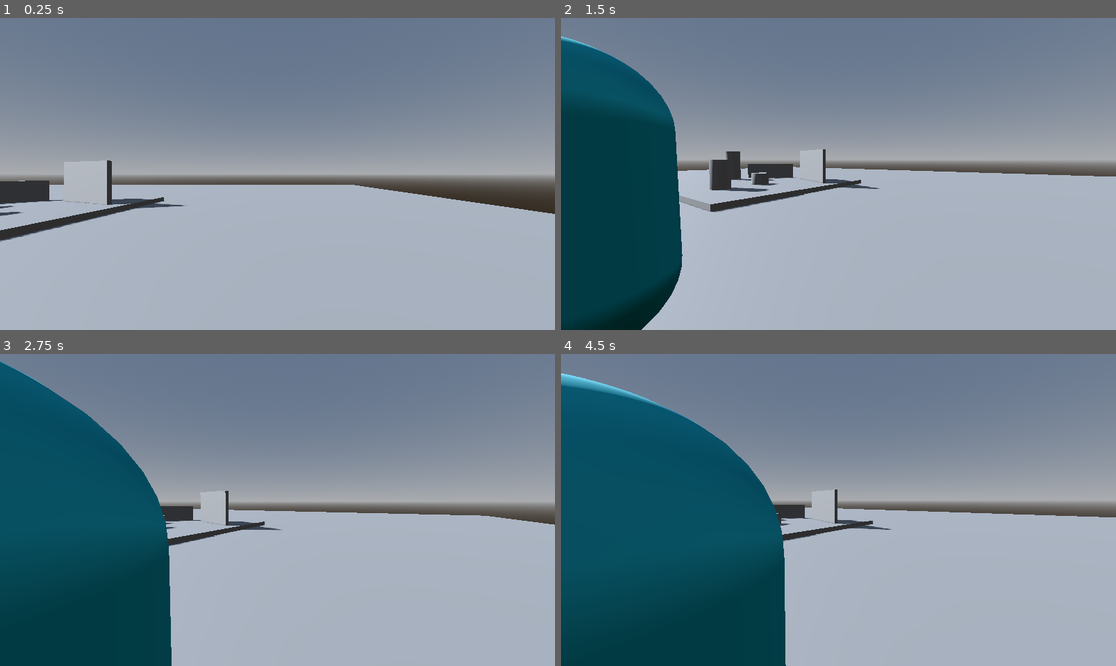
Above: before the commit, frames 1-4 (two rows, left to right).
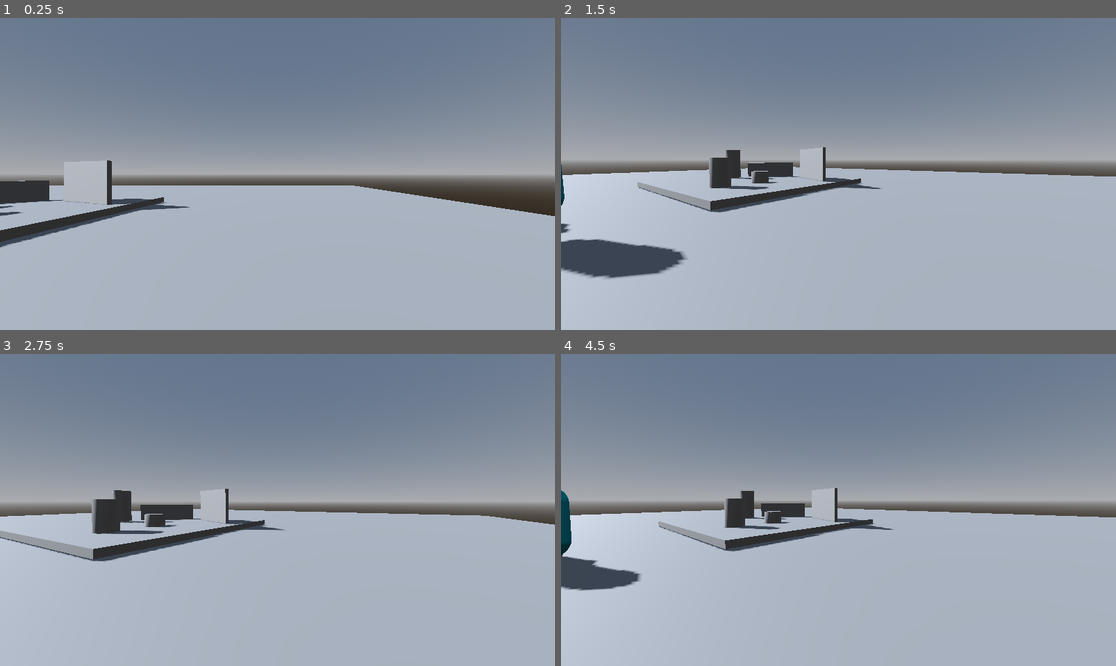
Above: after the commit, the same moments.

Repository: cs4350group2/foodgame
Game: Godot game, scene res://NPC_dev.tscn
Two runs of this game, one before a commit and one after it. Both use one fixed random seed, a clock stepped at 60 frames per second and the inputs below.
Inputs (mouse positions are in pixels of both pictures, inside the frame that each line leads up to):
- Up to frame 1 (0.25 s): no input
- Up to frame 2 (1.5 s): tap Enter (ui_accept) at 0.5, 0.77, 1.25 s; move the mouse to (960, 158) at 0.52 s; hold Right (ui_right) 0.53-1.28 s; tap Shift (sprint) at 0.6, 1.35 s; click (960, 158) at 0.67 s; move the mouse to (810, 174) at 1.27 s; hold Up (ui_up) from 1.28 s (still down)
- Up to frame 3 (2.75 s): keep holding Up (ui_up); tap Enter (ui_accept) at 1.52 s; move the mouse to (288, 503) at 2.02 s; tap Shift (sprint) at 2.1 s
- Up to frame 4 (4.5 s): keep holding Up (ui_up); move the mouse to (832, 516) at 2.77 s; tap Shift (sprint) at 2.85, 3.6, 4.35 s; click (832, 516) at 2.92 s; tap Enter (ui_accept) at 3.02, 3.77, 4.25 s; move the mouse to (877, 513) at 3.52 s; move the mouse to (794, 506) at 4.27 s

The runs differ from the first frame. In frame 1, 0.8% of the frame differs, in the area x 0-100%, y 53-74%; in frame 2, 18%; in frame 3, 24%; in frame 4, 32%, in the area x 0-60%, y 6-100%.
Error before the commit: Cannot call method 'get_children' on a null value. (res://npc_dev.gd:4)

Commit message:
Add assignment logic for customer to vacant seats

Diff:
--- a/NPC_dev.tscn
+++ b/NPC_dev.tscn
@@ -2,6 +2,7 @@
 
 [ext_resource type="PackedScene" uid="uid://bs72ogkvdd7d6" path="res://addons/proto_controller/proto_controller.tscn" id="1_twiq2"]
 [ext_resource type="Script" uid="uid://c1kc73k2ndr3t" path="res://npc_dev.gd" id="1_wdm20"]
+[ext_resource type="Script" uid="uid://c13jwmdtv0dqf" path="res://src/NPC/restaurant.gd" id="3_0iqps"]
 [ext_resource type="PackedScene" uid="uid://m1q0ywvqfq1n" path="res://src/NPC/customer.tscn" id="3_myoyu"]
 [ext_resource type="PackedScene" uid="uid://bafqd0yn4tein" path="res://src/NPC/npc_sitting_node.tscn" id="4_iqrmb"]
 
@@ -62,15 +63,20 @@
 size = Vector3(3.5, 1.5, 0.2)
 
 [node name="NavigationRegion3D" type="NavigationRegion3D" parent="." unique_id=1654862345]
-transform = Transform3D(1, 0, 0, 0, 1, 0, 0, 0, 1, 0.9, 0, -0.18999994)
+transform = Transform3D(1, 0, 0, 0, 1, 0, 0, 0, 1, 0.9, -0.1, -0.18999994)
 navigation_mesh = SubResource("NavigationMesh_xrivr")
 
 [node name="CSGBox3D" type="CSGBox3D" parent="NavigationRegion3D" unique_id=853060730]
 use_collision = true
 size = Vector3(50, 1, 50)
 
-[node name="Customer" parent="." unique_id=259023669 instance=ExtResource("3_myoyu")]
+[node name="Restaurant" type="Node2D" parent="." unique_id=1998027659]
+script = ExtResource("3_0iqps")
+
+[node name="Customer" parent="Restaurant" unique_id=259023669 instance=ExtResource("3_myoyu")]
 transform = Transform3D(1, 0, 0, 0, 1, 0, 0, 0, 1, 9.1, 1.6, 7.3)
 
-[node name="SittingNode" parent="." unique_id=747953572 instance=ExtResource("4_iqrmb")]
+[node name="SittingNodes" type="Node2D" parent="Restaurant" unique_id=1320803014]
+
+[node name="SittingNode" parent="Restaurant/SittingNodes" unique_id=747953572 instance=ExtResource("4_iqrmb")]
 transform = Transform3D(1, 0, 0, 0, 1, 0, 0, 0, 1, 4.1869197, 1, 8.485034)
--- a/npc_dev.gd
+++ b/npc_dev.gd
@@ -1,26 +1,7 @@
 extends Node3D
 
 @onready var player = $ProtoController
-@onready var sittingNodes = $SittingNodes.get_children()
 
 func _physics_process(delta):
-	get_tree().call_group("customers", "update_target_location", player.global_transform.origin)
-
-func find_vacant_sittingNode() -> SittingNode:
-		for node in sittingNodes:
-			if node.is_vacant():
-				node.reserve()
-				return node
-
-		return null
-
-func assign_sittingNode(customer: Customer):
-	var sittingNode: SittingNode = find_vacant_sittingNode()
-
-	if sittingNode == null:
-		print("No vacant sittingNode!")
-		return
-
-	customer.assigned_sittingNode = sittingNode
-
-	print("Assigned sittingNode: ", sittingNode.name)
+	return
+	#get_tree().call_group("customers", "update_target_location", player.global_transform.origin)
--- a/src/NPC/customer.gd
+++ b/src/NPC/customer.gd
@@ -1,7 +1,8 @@
 class_name Customer
 extends CharacterBody3D
 
-@onready var nav_agent = $NavigationAgent3D
+@onready var nav_agent: NavigationAgent3D = $NavigationAgent3D
+@onready var restaurant: Restaurant = $".."
 @onready var world = get_tree().current_scene
 
 var move_speed = 2.0
@@ -20,15 +21,36 @@
 var current_state = State.IDLE
 var assigned_sittingNode: SittingNode = null
 
+func assign_sitting_node(node: SittingNode):
+	self.assigned_sittingNode = node
+
 func _ready():
 	change_state(State.IDLE)
 
 func _physics_process(delta):
-	var current_location = global_transform.origin
-	var next_location = nav_agent.get_next_path_position()
-	var new_velocity = (next_location - current_location).normalized() * move_speed
-
-	velocity = new_velocity
+	match current_state:
+		State.IDLE:
+			state_idle(delta)
+		State.WALKING_TO_TABLE:
+			state_walking_to_table(delta)
+		State.SITTING:
+			state_sitting(delta)
+		State.ORDERING:
+			state_ordering(delta)
+		State.WAITING_FOR_FOOD:
+			state_waiting_for_food(delta)
+		State.EATING:
+			state_eating(delta)
+		State.FINISHED:
+			state_finished(delta)
+		State.LEAVING:
+			state_leaving(delta)
+
+func move_toward_navigation_target() -> void:
+	var next_position := nav_agent.get_next_path_position()
+	var direction := global_position.direction_to(next_position)
+
+	velocity = direction * move_speed
 	move_and_slide()
 
 func update_target_location(target_location):
@@ -104,7 +126,7 @@
 
 func state_idle(delta):
 	# Decide what the customer should do next
-	world.assign_sittingNode(self)
+	restaurant.assign_sittingNode(self)
 
 	if assigned_sittingNode != null:
 		change_state(State.WALKING_TO_TABLE)
@@ -118,12 +140,7 @@
 		change_state(State.SITTING)
 		return
 
-	var next_position = nav_agent.get_next_path_position()
-	var direction = global_position.direction_to(next_position)
-
-	velocity = direction * move_speed
-	move_and_slide()
-
+	move_toward_navigation_target()
 
 func state_sitting(delta):
 	# Wait for some amount of time before ordering
@@ -177,7 +194,7 @@
 
 	if nav_agent.is_navigation_finished():
 		if assigned_sittingNode != null:
-			assigned_sittingNode.free()
+			assigned_sittingNode.clear()
 
 		queue_free()
 		return
--- a/src/NPC/npc_sitting_node.gd
+++ b/src/NPC/npc_sitting_node.gd
@@ -1,23 +1,19 @@
 class_name SittingNode
 extends CSGBox3D
 
-var vacant
-var serving_customer
-
-# Called when the node enters the scene tree for the first time.
-func _ready() -> void:
-	vacant = true
-	pass # Replace with function body.
+var vacant := true
+var serving_customer: Customer = null
 
 func is_vacant() -> bool:
-	return vacant
+	return vacant and serving_customer == null
 
-func reserve():
+func reserve() -> void:
 	vacant = false
 
-func free():
+func assign_customer(customer: Customer) -> void:
+	serving_customer = customer
+	vacant = false
+
+func clear() -> void:
+	serving_customer = null
 	vacant = true
-
-# Called every frame. 'delta' is the elapsed time since the previous frame.
-func _process(delta: float) -> void:
-	pass
--- /dev/null
+++ b/src/NPC/restaurant.gd
@@ -0,0 +1,25 @@
+class_name Restaurant
+extends Node2D
+
+@onready var sittingNodes = $SittingNodes.get_children()
+
+func find_vacant_sittingNode() -> SittingNode:
+		for node in sittingNodes:
+			if node.is_vacant():
+				node.reserve()
+				return node
+
+		return null
+
+func assign_sittingNode(customer: Customer):
+	var sittingNode: SittingNode = find_vacant_sittingNode()
+
+	if sittingNode == null:
+		print("No vacant sittingNode!")
+		return
+
+	# Assign sitting node for customer and customer for sitting node
+	customer.assign_sitting_node(sittingNode)
+	sittingNode.assign_customer(customer)
+
+	print("Assigned sittingNode: ", sittingNode.name)
Not shown, added: src/NPC/restaurant.gd.uid
